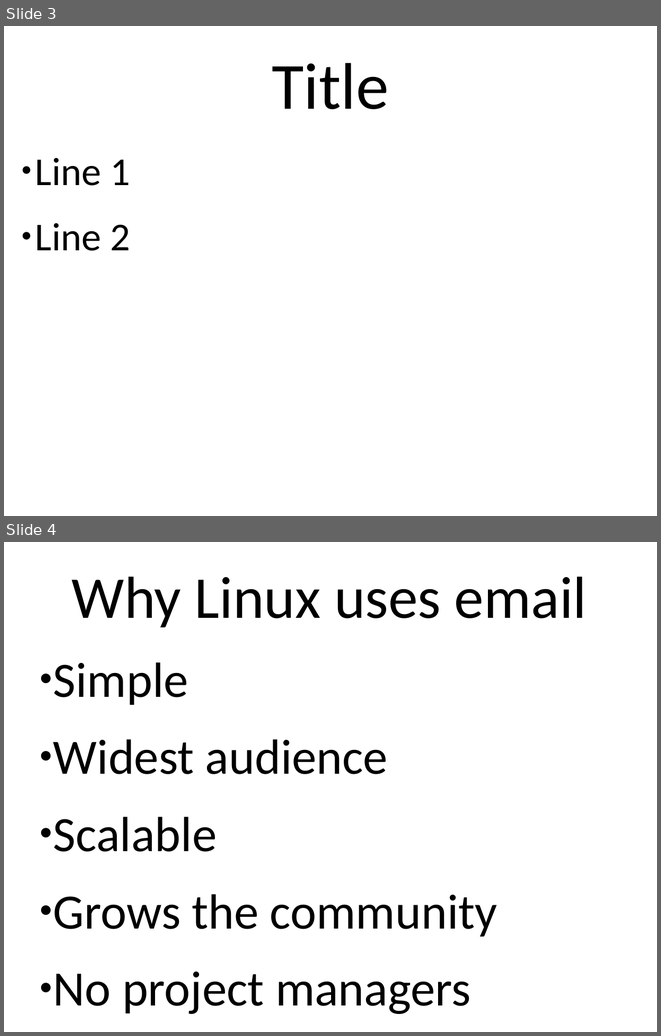
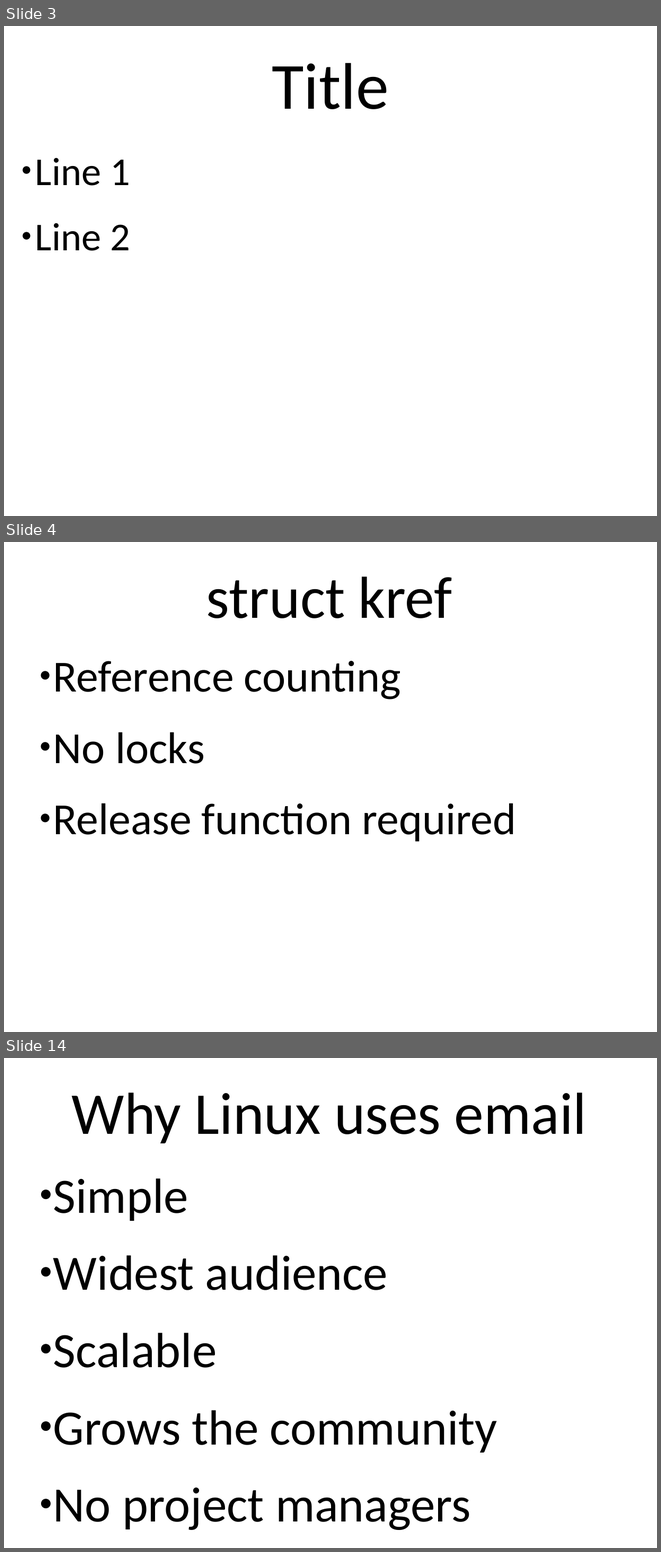
Before and after one commit to gregkh/presentation-driver-model, a slide deck: driver-model.odp. Shown one above the other, each under a label of ours: slides 3 and 4 before the commit, slides 3, 4 and 14 after it; the slides between them are not shown. The pictures are 661x1036 and 661x1552 pixels, drawn with LibreOffice and Linux fonts; fonts in the diff are those of the drawing. Boxes give left, top, right and bottom in pixels: in the first picture for what was removed or moved away, otherwise in the second. Text is boxed around its words. In the diff, an @@ line names an element or a change of style, - is before the commit and + after.

```diff
--- a/driver-model.odp
+++ b/driver-model.odp
@@ slide 4 added at (4,542,657,1032), background #FFFFFF @@
@@ text added at (206,576,452,618), 72 pt, text #000000 @@
+struct kref
@@ text added at (53,661,517,841), 54 pt, text #000000 @@
+● Reference counting
+● No locks
+● Release function required
@@ what was slide 4 is now slide 14 @@
```
Also in this commit, not shown: 9 other slides added.
